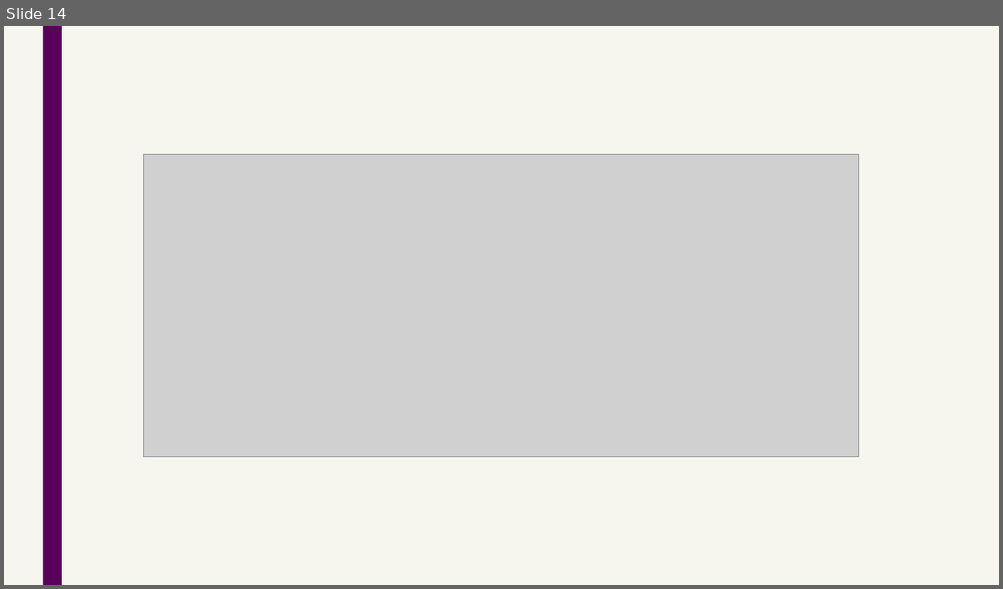
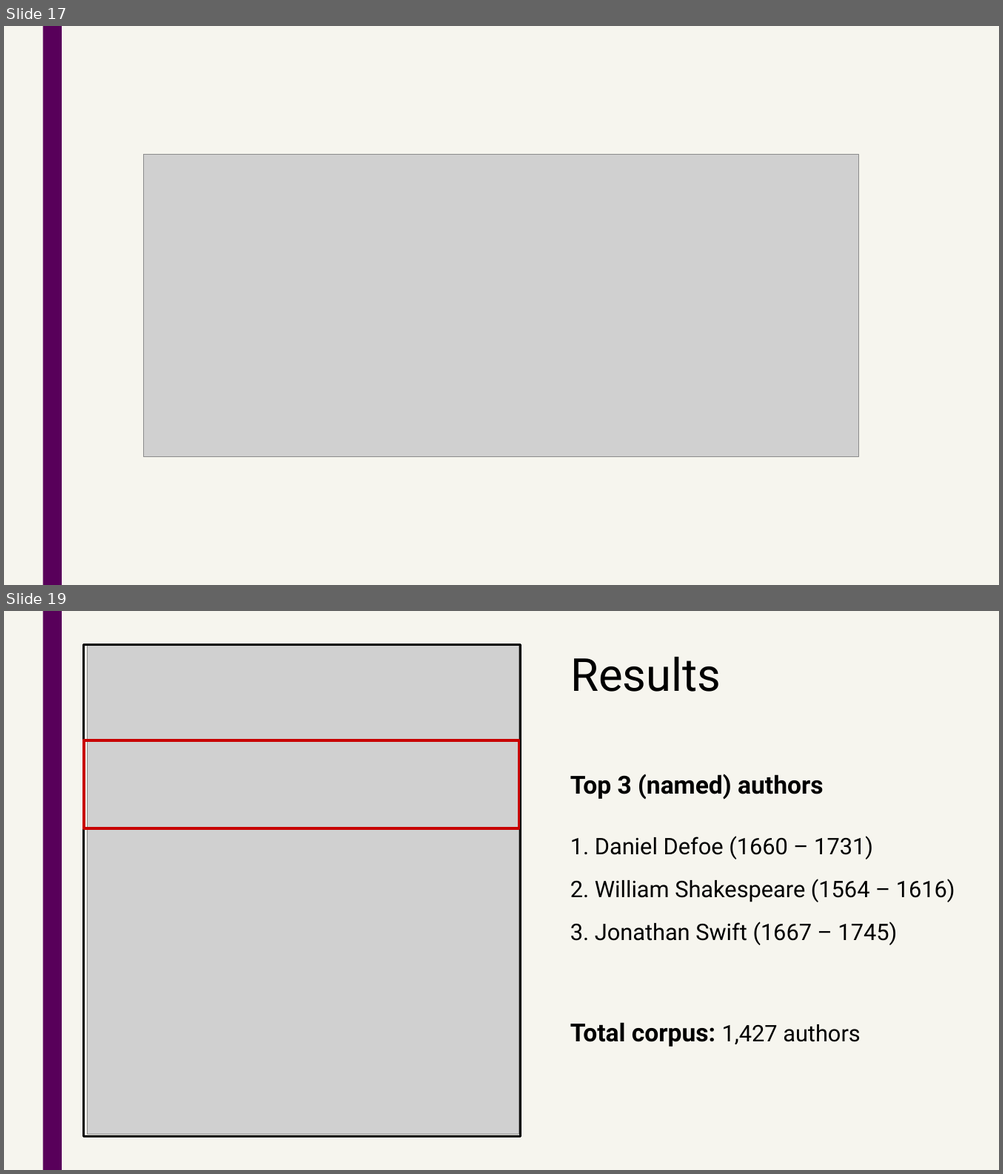
Before and after one commit to asnowmenjig/IS590-Open-Data-Mashups, a slide deck: final-deliverables/presentation-materials/presentation-slides.pptx. Shown one above the other, each under a label of ours: slide 14 before the commit, slides 17 and 19 after it; the slides between them are not shown. The pictures are 1003x589 and 1003x1174 pixels, drawn with LibreOffice and Linux fonts; fonts in the diff are those of the drawing; grey boxes stand for pictures. Boxes give left, top, right and bottom in pixels: in the first picture for what was removed or moved away, otherwise in the second. Text is boxed around its words. In the diff, an @@ line names an element or a change of style, - is before the commit and + after.

```diff
--- a/final-deliverables/presentation-materials/presentation-slides.pptx
+++ b/final-deliverables/presentation-materials/presentation-slides.pptx
@@ slide 19 added at [4,611,999,1170], background #F6F5EE; not listed: 1 template element that a slide beside it also shows @@
@@ rectangle added at [84,644,521,1137], outline #000000 2.25 pt @@
@@ picture added at [87,644,519,1135] @@
@@ title added at [570,656,720,692], 44 pt, text #000000 @@
+Results
@@ rectangle added at [84,740,519,828], outline #C80000 2.75 pt @@
@@ text added at [570,774,823,800], 24 pt, text #000000, bold @@
+Top 3 (named) authors
@@ text added at [570,836,955,945], 22 pt, text #000000 @@
+1. Daniel Defoe (1660 – 1731)
+2. William Shakespeare (1564 – 1616)
+3. Jonathan Swift (1667 – 1745)
@@ text added at [570,1022,859,1047], 24 pt, text #000000, bold @@
+Total corpus: 1,427 authors
@@ what was slide 14 is now slide 17 @@
```
Also in this commit, not shown: 4 slides changed, 9 other slides added, 5 slides removed.
